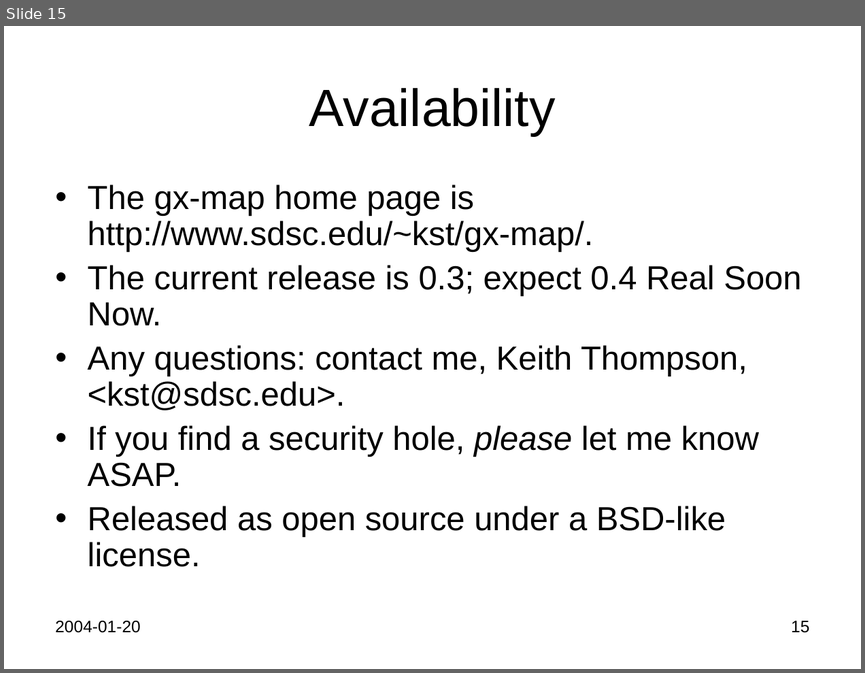
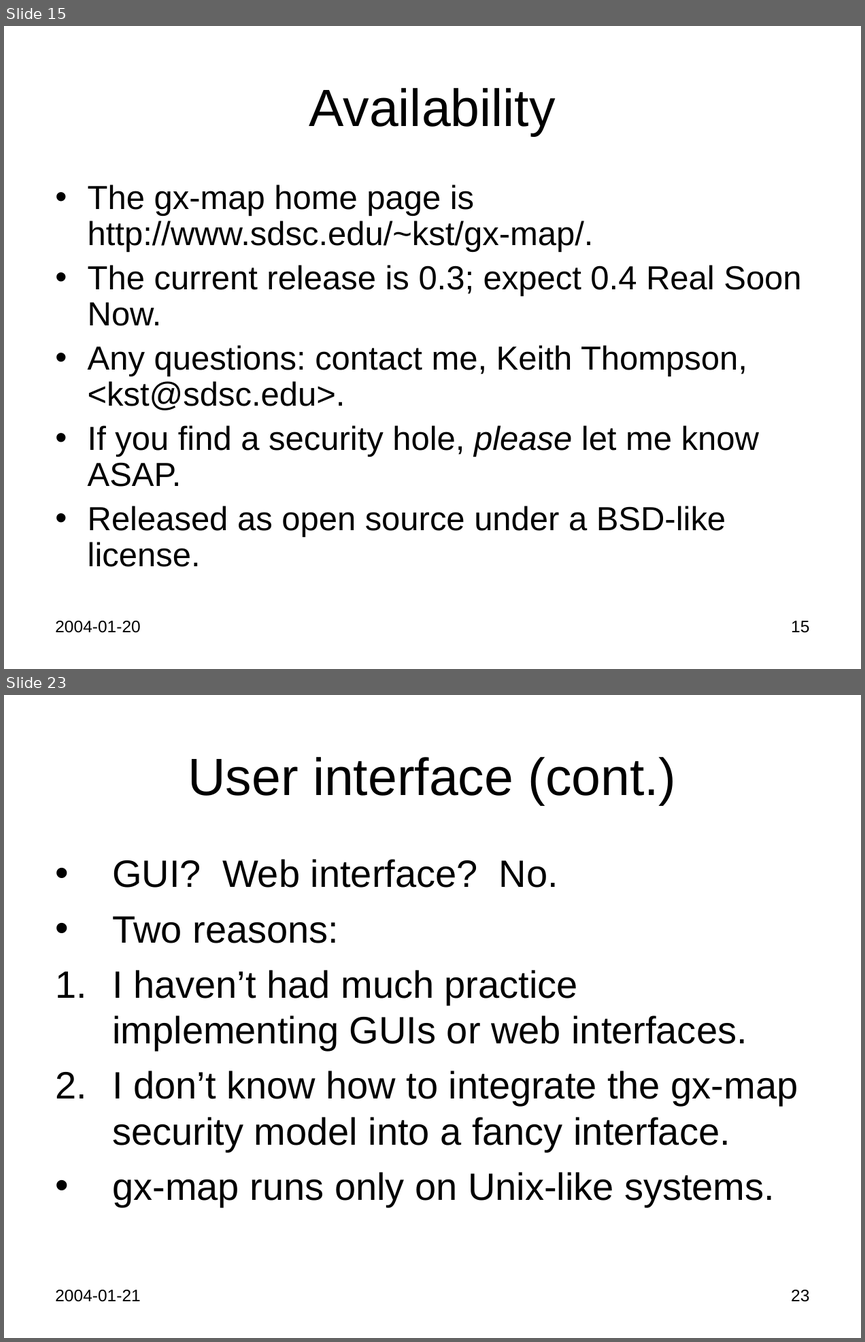
Before and after one commit to Keith-S-Thompson/gx-map, a slide deck: gx-map.ppt. Shown one above the other, each under a label of ours: slide 15 before the commit, slides 15 and 23 after it; the slides between them are not shown. The pictures are 865x673 and 865x1342 pixels, drawn with LibreOffice and Linux fonts; fonts in the diff are those of the drawing. Boxes give left, top, right and bottom in pixels: in the first picture for what was removed or moved away, otherwise in the second. Text is boxed around its words. In the diff, an @@ line names an element or a change of style, - is before the commit and + after.

```diff
--- a/gx-map.ppt
+++ b/gx-map.ppt
@@ slide 23 added at [4,695,861,1338], background #FFFFFF @@
@@ title added at [188,757,676,805], 44 pt, text #000000 @@
+User interface (cont.)
@@ text added at [112,859,798,1207], 32 pt, text #000000 @@
+• GUI? Web interface? No.
+• Two reasons:
+1. I haven’t had much practice implementing GUIs or web interfaces.
+2. I don’t know how to integrate the gx-map security model into a fancy interface.
+• gx-map runs only on Unix-like systems.
@@ text added at [55,1289,140,1302], 14 pt, text #000000 @@
+2004-01-21
@@ page number added at [791,1289,809,1302], 14 pt, text #000000 @@
+23
```
Also in this commit, not shown: 1 slide changed, 13 other slides added.
